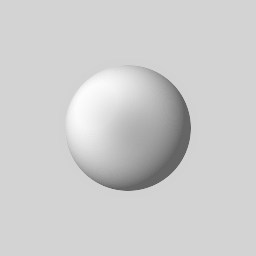
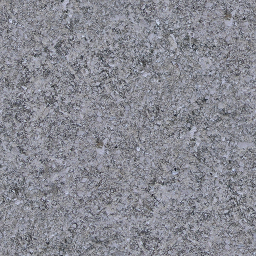
Revision of a layered 256x256 image; what changed, layer by layer:
hid "Background", blend normal → multiply, painted on it over left=0, top=0, right=256, bottom=256
showed "Pasted Layer" over left=0, top=0, right=256, bottom=256
showed "Clipboard #1" over left=0, top=0, right=256, bottom=256
showed "Clipboard" over left=0, top=0, right=256, bottom=256
